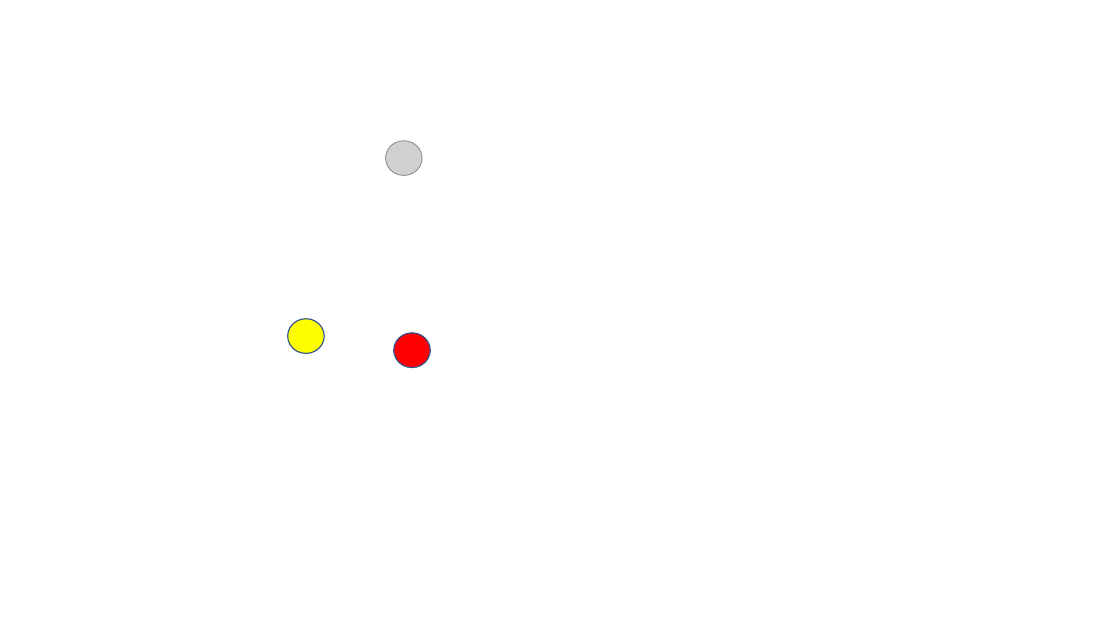
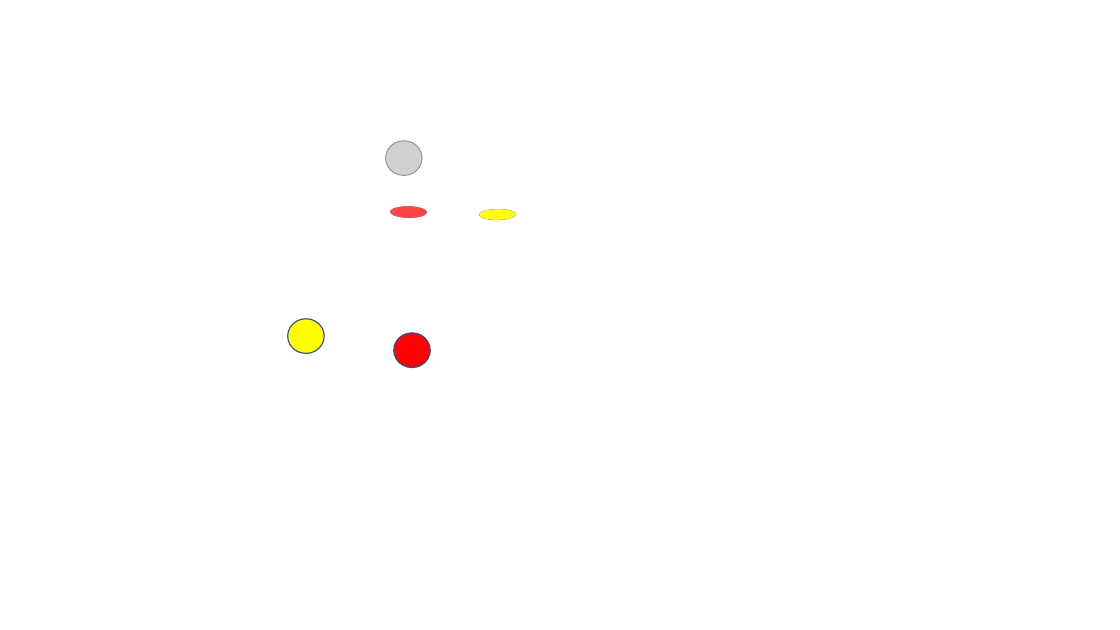
Before and after one commit to TPauline/Connect4_JS_Basic, a slide deck: slide 8 of images/UI_Images.pptx. Drawn at 1120x630 pixels with LibreOffice and Linux fonts; fonts in the diff are those of the drawing; grey boxes stand for pictures. Boxes give left, top, right and bottom in pixels: in the first picture for what was removed or moved away, otherwise in the second. Text is boxed around its words. In the diff, an @@ line names an element or a change of style, - is before the commit and + after.

```diff
--- a/images/UI_Images.pptx
+++ b/images/UI_Images.pptx
@@ ellipse added at [390, 195, 427, 229], fill #FF0000, outline #325491 1 pt @@
@@ ellipse added at [479, 197, 516, 232], fill #FFFF00, outline #325491 1 pt @@
```
Also in this commit, not shown: 1 other slide changed, 3 other files.
